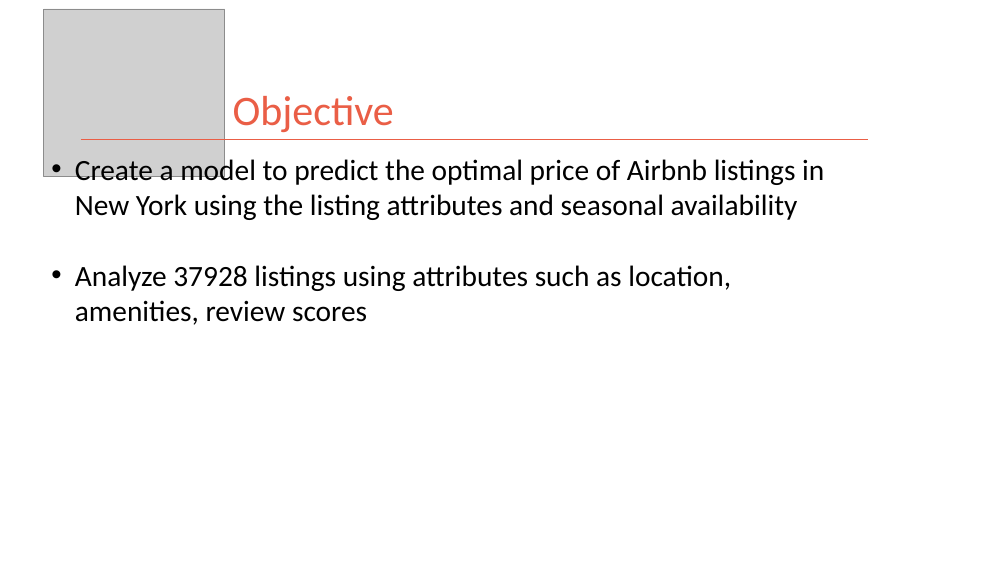
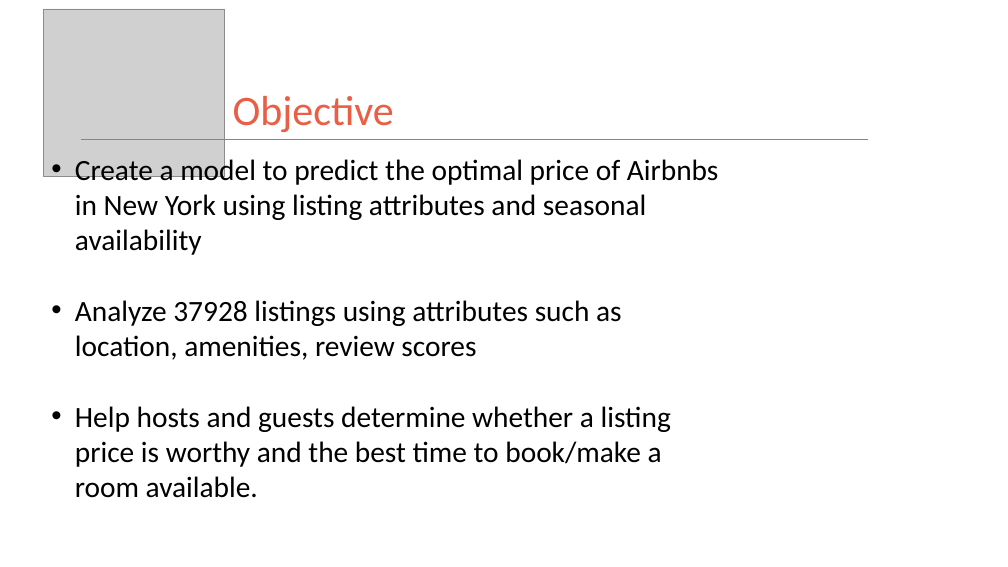
Before and after one commit to kman4/AirbnbPredictions, a slide deck: slide 3 of Airbnb Price Predictions (Model).pptx. Drawn at 1008x567 pixels with LibreOffice and Linux fonts; fonts in the diff are those of the drawing; grey boxes stand for pictures. Boxes give left, top, right and bottom in pixels: in the first picture for what was removed or moved away, otherwise in the second. Text is boxed around its words. In the diff, an @@ line names an element or a change of style, - is before the commit and + after.

Commit message:
Update slide 3

```diff
--- a/Airbnb Price Predictions (Model).pptx
+++ b/Airbnb Price Predictions (Model).pptx
@@ text at (75, 155, 719, 255): text changed @@
-• Create a model to predict the optimal price of Airbnb listings in New York using the listing attributes and seasonal availability
+• Create a model to predict the optimal price of Airbnbs in New York using listing attributes and seasonal availability
@@ text at (75, 406, 671, 498): paragraph added @@
+• Help hosts and guests determine whether a listing price is worthy and the best time to book/make a room available.
```
Also in this commit, not shown: 1 other slide changed.
